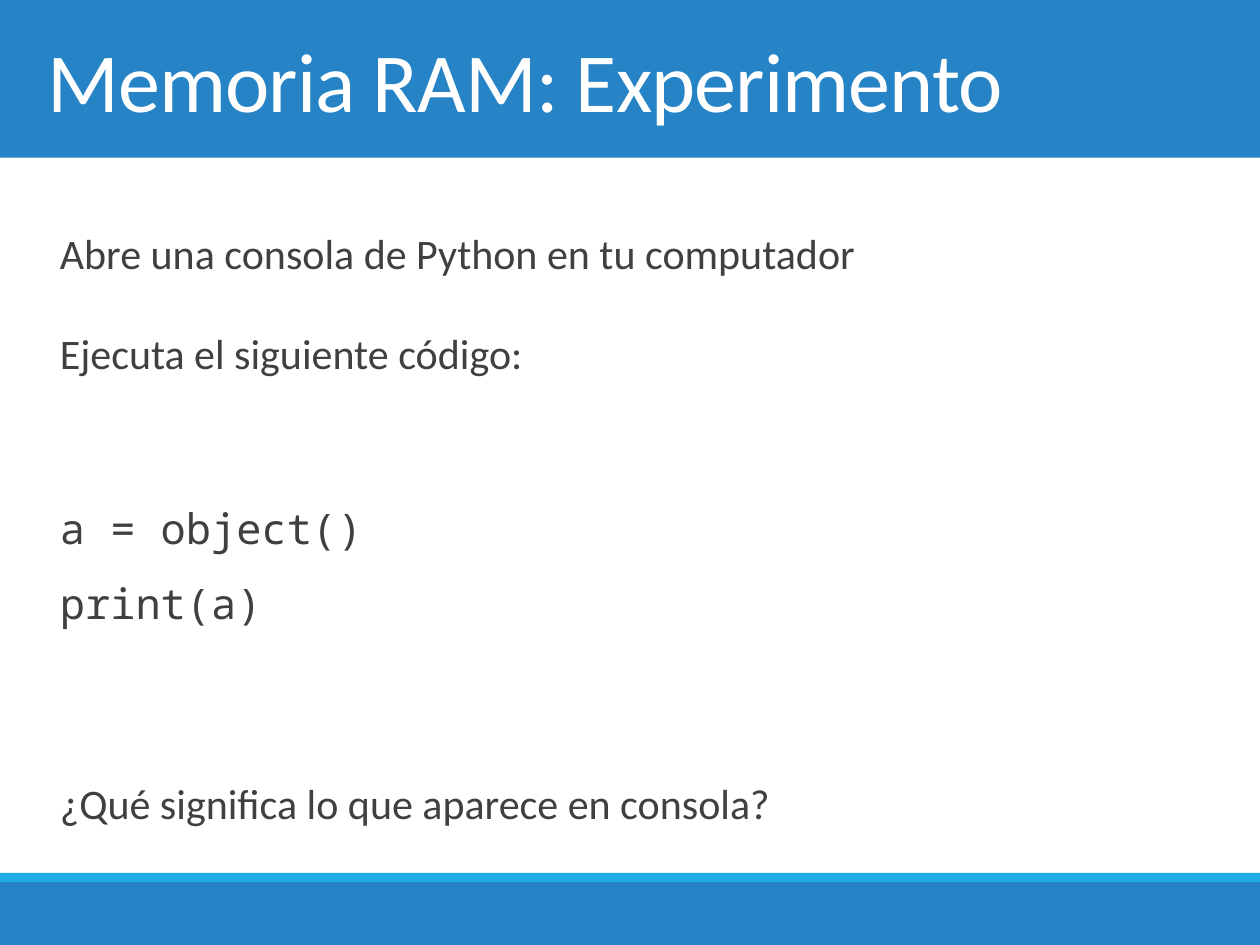
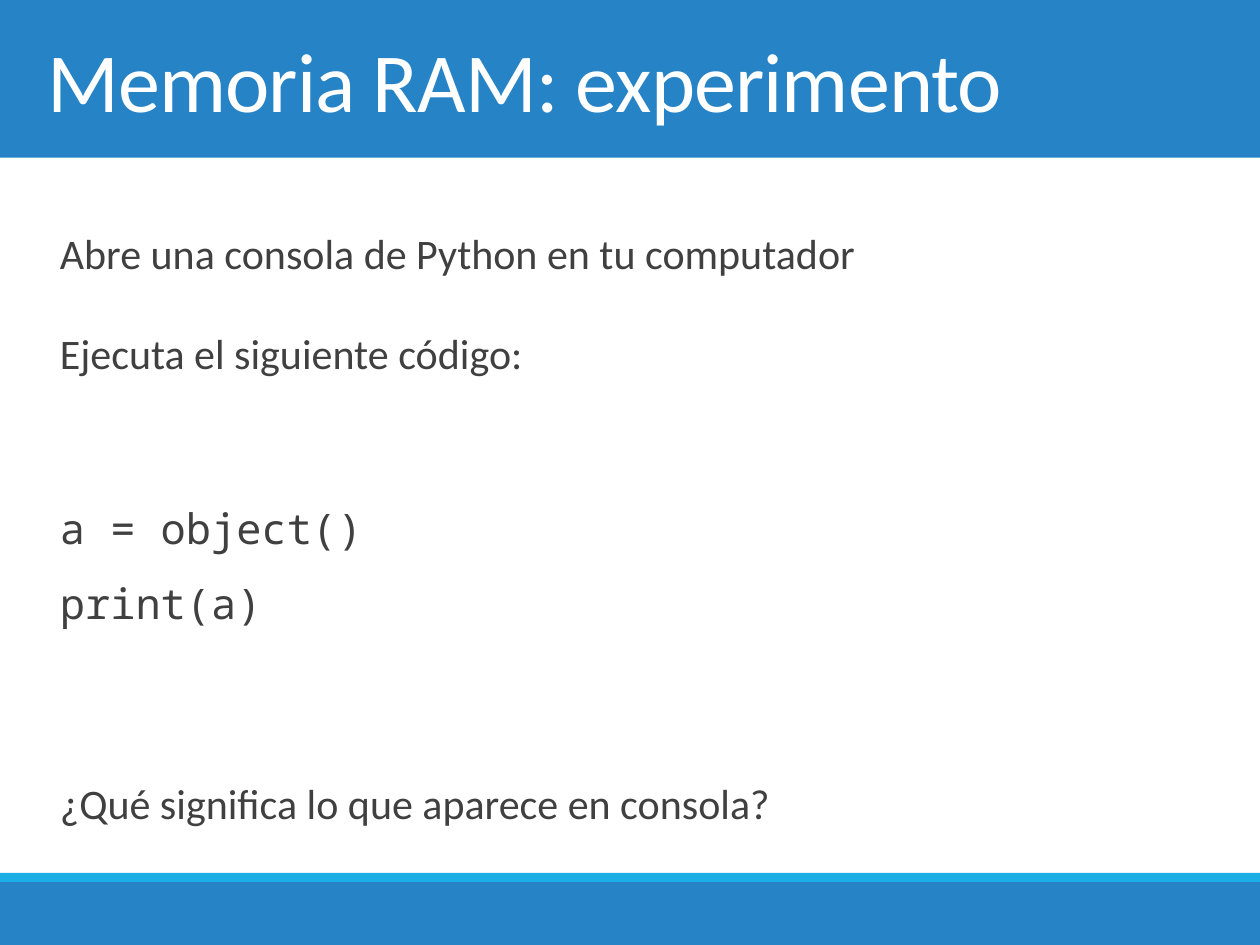
Before and after one commit to chris-carstens/2020-2, a slide deck: slide 32 of Clases/00 - Introducción al curso/00. Introducción al curso.pptx. Drawn at 1260x945 pixels with LibreOffice and Linux fonts; fonts in the diff are those of the drawing. Boxes give left, top, right and bottom in pixels: in the first picture for what was removed or moved away, otherwise in the second. Text is boxed around its words. In the diff, an @@ line names an element or a change of style, - is before the commit and + after.

```diff
--- a/Clases/00 - Introducción al curso/00. Introducción al curso.pptx
+++ b/Clases/00 - Introducción al curso/00. Introducción al curso.pptx
@@ title at (x1=47, y1=54, x2=1002, y2=126): text changed @@
-Memoria RAM: Experimento
+Memoria RAM: experimento
```
Also in this commit, not shown: 5 other slides changed, 1 slide added, 3 other files.
